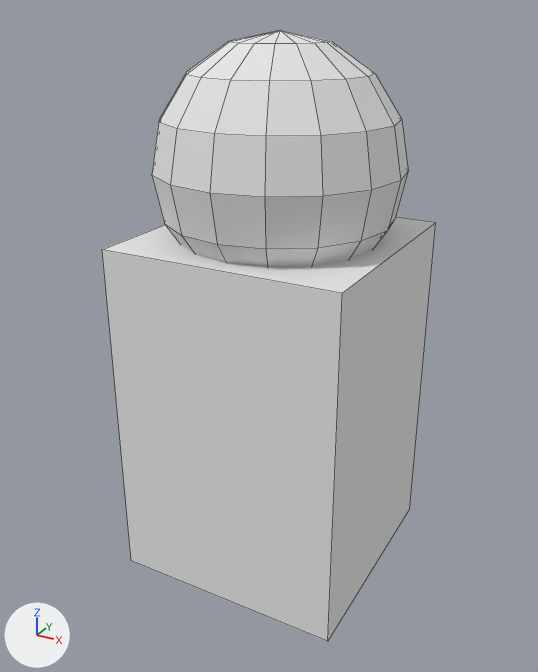
A saved change to the Blender file Assets/Models/Statue.blend.
Rendered twice from a 50 mm lens placed at (1.39, -2.6, 2.34), pointed at (-0.02, -0.05, 1.07). The lights are fixed; the arrows at lower left show +X, +Y and +Z. Mesh edges are drawn as thin lines.

The scene before the commit, as lines of its bpy script (objects in view):
```python
me_cube = bpy.data.meshes.new('Cube')
me_cube.from_pydata(...)  # a UV sphere (16 segments, 8 rings, poles along y) spanning x -0.5..0.5, y 1.27..2.27, z -0.5..0.5; a box spanning x -0.5..0.5, y 0.0..1.5, z -0.5..0.5
me_cube.materials.append(mat_buildingstesti)  # white #e7e7e7
ob_cube = bpy.data.objects.new('Cube', me_cube)
ob_cube.location = (0.0, 0.0, 0.0)
ob_cube.rotation_euler = (1.571, 0.0, 0.0)  # degrees (90, 0, 0)
```
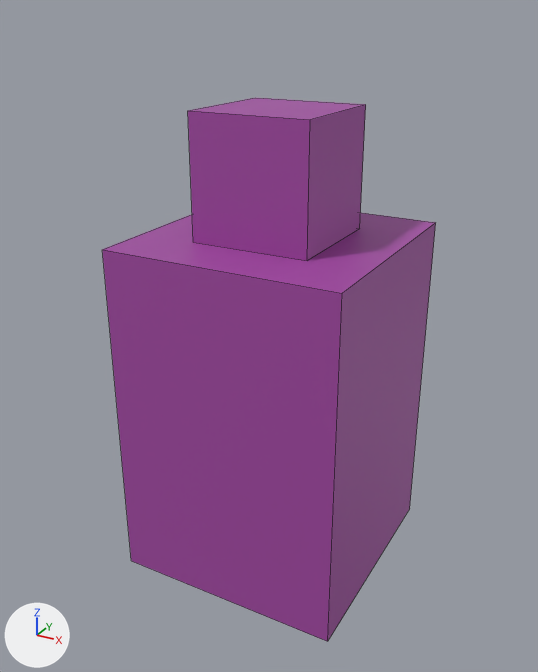
Changed parts and their boxes (x1, y1, x2, y2) in the pictures (538 x 672 px):
```json
{"object": "Cube", "change": "reshaped", "before": [102, 30, 436, 642], "after": [102, 98, 436, 642], "on screen": "11% shorter"}
{"part": 1, "of": "me_cube", "change": "added", "after": [188, 98, 366, 261], "on screen": "purple"}
{"part": 2, "of": "me_cube", "change": "deleted", "before": [152, 30, 408, 267]}
{"part": 3, "of": "me_cube", "change": "recoloured", "before": [102, 217, 436, 642], "after": [102, 217, 436, 642], "on screen": "grey to purple"}
```

The change, as JSON lines over the scene's bpy script:
```json
{"op": "add", "block": "img_testiatlas_png", "code": ["img_testiatlas_png = load_image('testiatlas.png', '../Atlases/testiatlas.png', 256, 256, 'sRGB')"]}
{"op": "add", "block": "mat_testiatlas_png", "code": ["mat_testiatlas_png = principled_material('testiatlas.png')", "mat_testiatlas_png.texture = img_testiatlas_png"]}
{"block": "me_cube", "where": "# used by ob_cube; location = (0.0, 0.0, 0.0); rotation_euler = (1.571, 0.0, 0.0), in degrees (90, 0, 0)"}
{"op": "remove", "block": "me_cube", "code": "me_cube.from_pydata(...)  # 122 vertices, 134 faces; spans x -0.5..0.5, y 0.0..2.27, z -0.5..0.5"}
{"op": "add", "block": "me_cube", "code": "me_cube.from_pydata(...)  # 16 vertices, 12 faces; spans x -0.5..0.5, y 0.0..2.0, z -0.5..0.5"}
{"block": "me_cube", "change": "me_cube part 1: a new loose piece, a box spanning x -0.25..0.25, y 1.5..2.0, z -0.25..0.25, in mat_testiatlas_png (picture img_testiatlas_png)"}
{"block": "me_cube", "change": "me_cube part 2: the loose piece of 114 vertices spanning x -0.5..0.5, y 1.27..2.27, z -0.5..0.5 is deleted"}
{"block": "me_cube", "change": "me_cube part 3: 6 faces spanning x -0.5..0.5, y 0.0..1.5, z -0.5..0.5 switch from mat_buildingstesti (white #e7e7e7) to mat_testiatlas_png (picture img_testiatlas_png)"}
```
